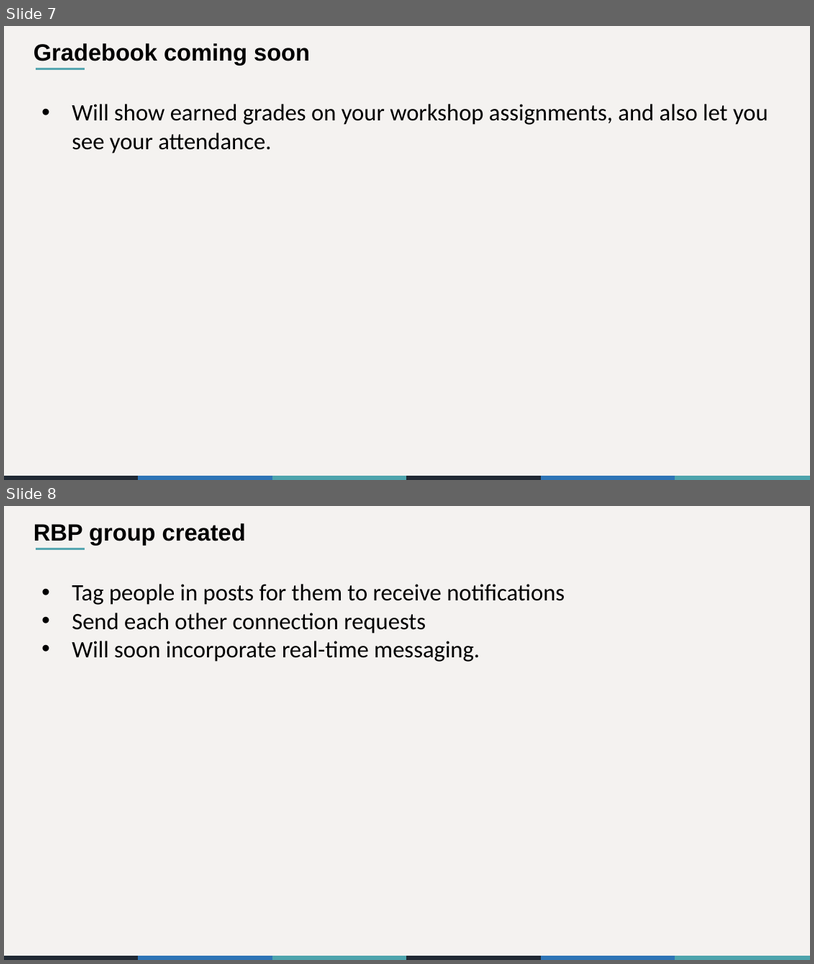
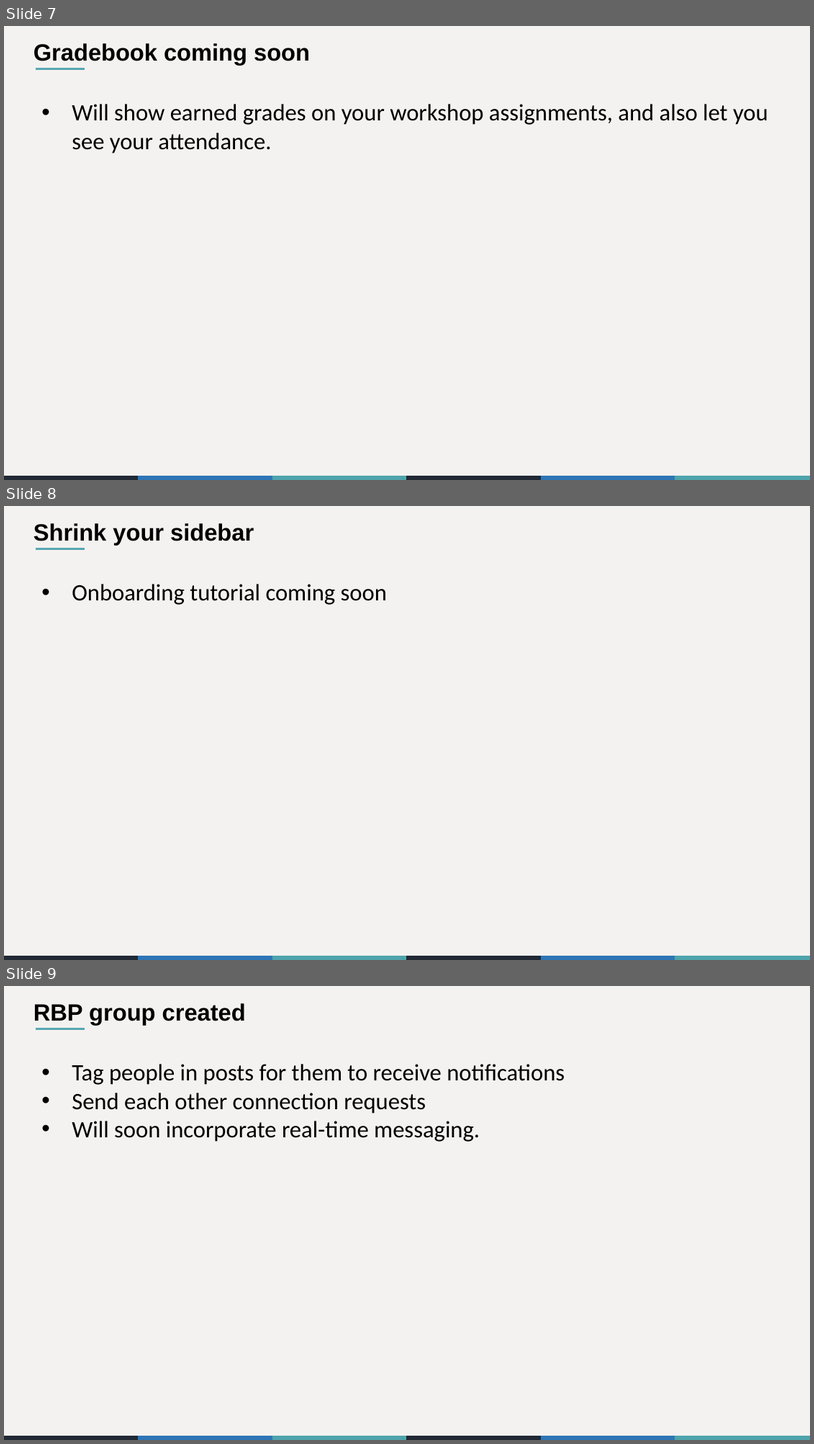
Before and after one commit to the-graph-courses/rbp_cohort_0_materials, a slide deck: week_03/slides/rbp_workshop_03.pptx. Shown one above the other, each under a label of ours: slides 7 and 8 before the commit, slides 7, 8 and 9 after it. The pictures are 814x964 and 814x1444 pixels, drawn with LibreOffice and Linux fonts; fonts in the diff are those of the drawing. Boxes give left, top, right and bottom in pixels: in the first picture for what was removed or moved away, otherwise in the second. Text is boxed around its words. In the diff, an @@ line names an element or a change of style, - is before the commit and + after.

```diff
--- a/week_03/slides/rbp_workshop_03.pptx
+++ b/week_03/slides/rbp_workshop_03.pptx
@@ slide 8 added at (4, 506, 810, 960), background #F4F2F0; not listed: 6 template elements that a slide beside it also shows @@
@@ text added at (34, 523, 254, 545), 28 pt, text #000000, bold @@
+Shrink your sidebar
@@ line added from (36, 549) to (85, 549), #57A7B1 3 pt @@
@@ text added at (72, 584, 387, 605), 28 pt, text #000000 @@
+• Onboarding tutorial coming soon
@@ what was slide 8 is now slide 9 @@
```
Also in this commit, not shown: 1 slide changed, 5 other files.
